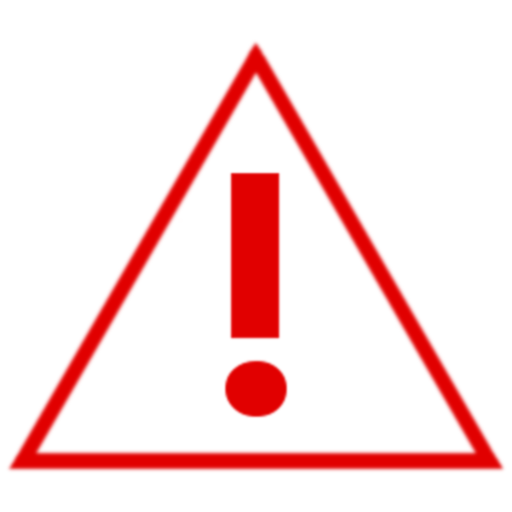
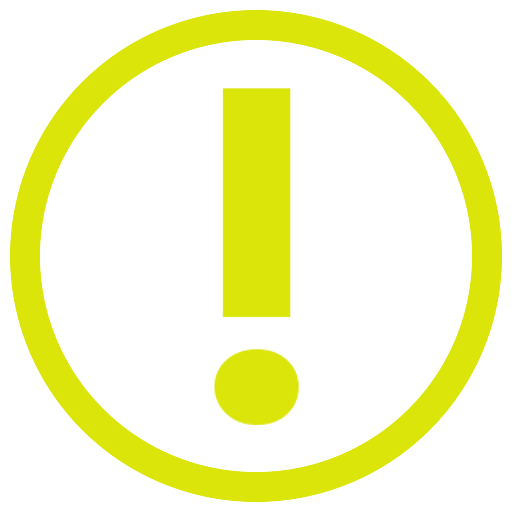
Comparing the layer stacks of the two 512 x 512 images. Changes:
painted on "!" over [214, 88, 299, 425]
removed layer "Ebene" over [6, 39, 506, 474]
added layer "Ring" above "Hintergrund" over [10, 10, 502, 502]
